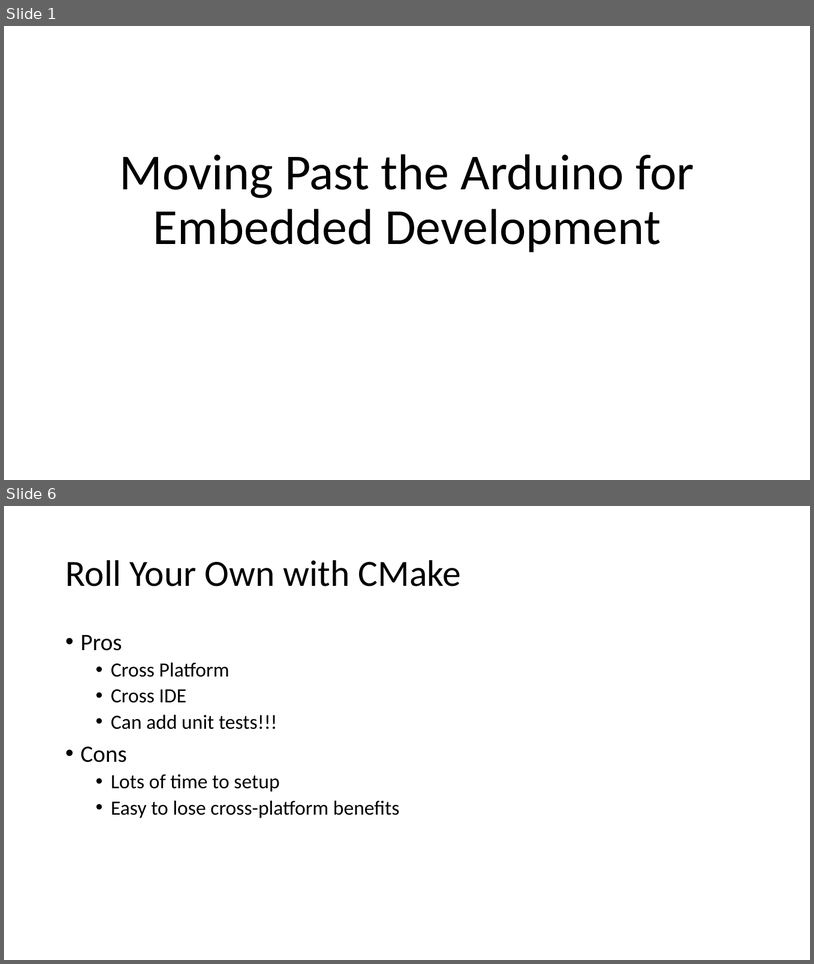
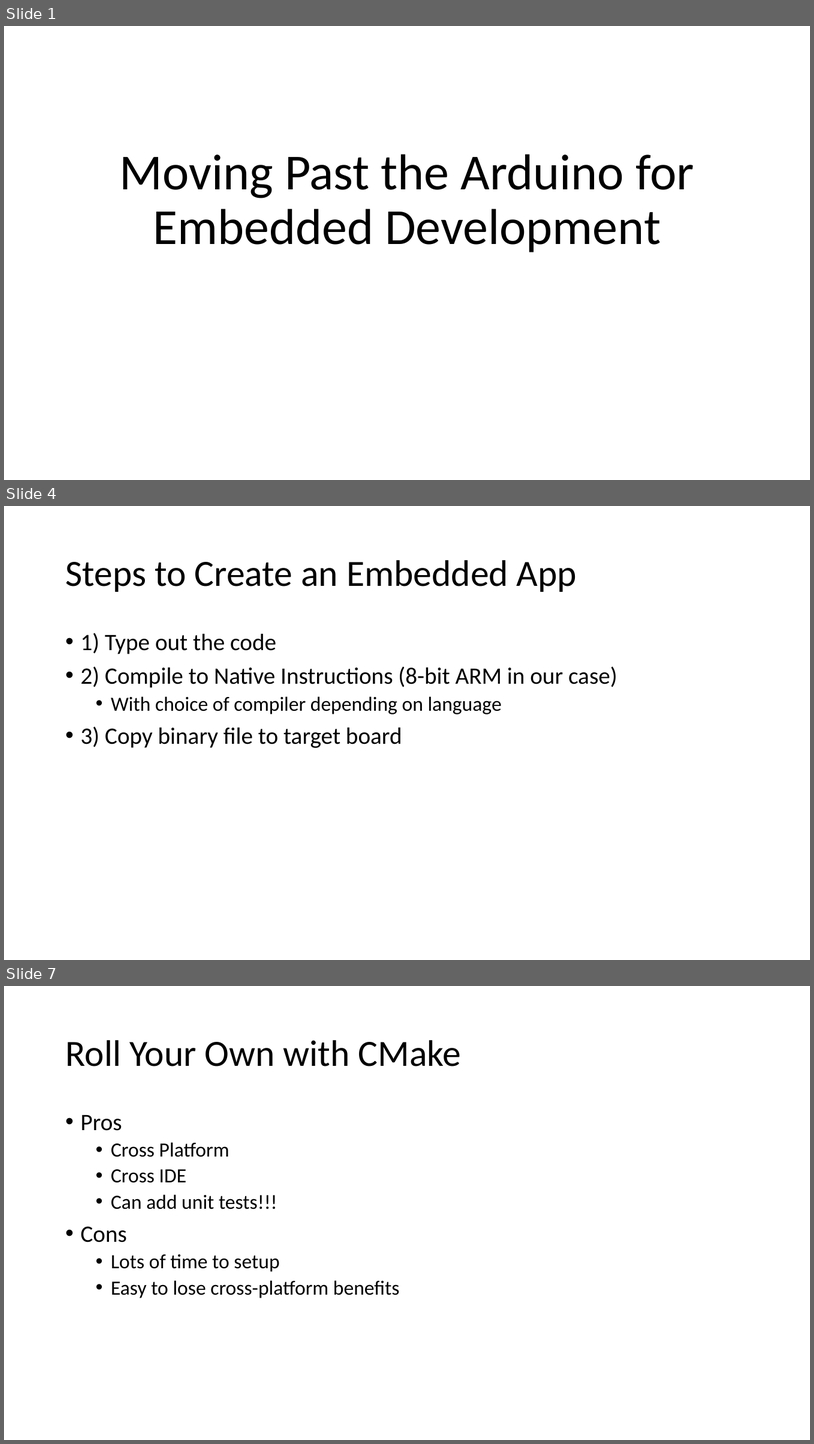
Before and after one commit to ProgrammerAL/StartingEmbeddedDevTalk, a slide deck: Presentation.pptx. Shown one above the other, each under a label of ours: slides 1 and 6 before the commit, slides 1, 4 and 7 after it; the slides between them are not shown. The pictures are 814x964 and 814x1444 pixels, drawn with LibreOffice and Linux fonts; fonts in the diff are those of the drawing. Boxes give left, top, right and bottom in pixels: in the first picture for what was removed or moved away, otherwise in the second. Text is boxed around its words. In the diff, an @@ line names an element or a change of style, - is before the commit and + after.

```diff
--- a/Presentation.pptx
+++ b/Presentation.pptx
@@ slide 4 added at (4,506,810,960), background #FFFFFF @@
@@ title added at (65,560,577,592), 44 pt, text #000000 @@
+Steps to Create an Embedded App
@@ text added at (81,633,618,748), 28 pt, text #000000 @@
+• 1) Type out the code
+• 2) Compile to Native Instructions (8-bit ARM in our case)
+  • With choice of compiler depending on language
+• 3) Copy binary file to target board
@@ what was slide 6 is now slide 7 @@
```
Also in this commit, not shown: 6 slides changed, 2 other slides added, 4 other files.
